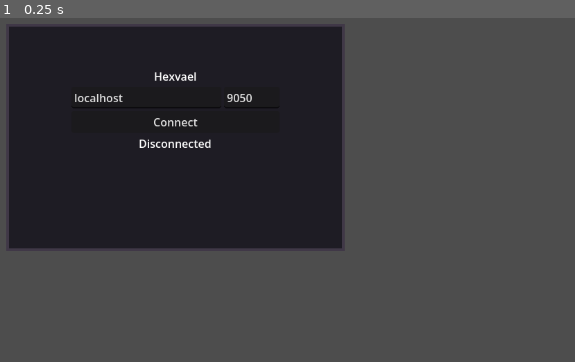
Above: before the commit, frame 1.
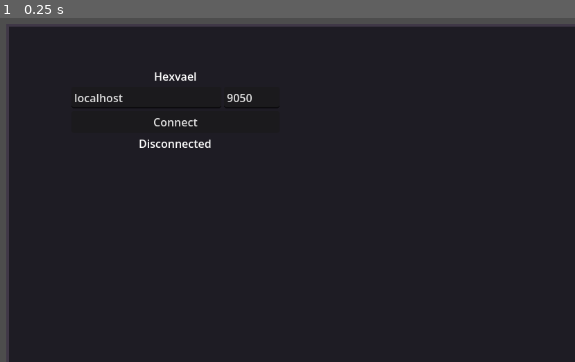
Above: after the commit, the same moment.

Repository: JacobLynch/hexvael
Game: Godot game, scene res://client.tscn
Same seed, same stepped clock (60 frames per second), same inputs: the game is played once before the commit and once after it.
Inputs:
- Up to frame 1 (0.25 s): no input

The runs differ from the first frame. In frame 1, 59% of the frame differs, in the area x 1-100%, y 2-100%.

Commit message:
Scale arena 5x to 2400x1600 + camera zoom 3x
Old arena was too small to test camera movement. New dimensions give
plenty of room to walk around, and the 3x zoom makes the 16px player
clearly visible. SPAWN_POSITION and hardcoded test positions updated
to match the new center (1200, 800) and wall locations.

Diff:
--- a/godot/shared/network/message_types.gd
+++ b/godot/shared/network/message_types.gd
@@ -42,5 +42,5 @@
 const TICK_INTERVAL_MS: float = 1000.0 / TICK_RATE
 const ACK_TIMEOUT_SECONDS: float = 3.0
 const ACK_TIMEOUT_TICKS: int = int(ACK_TIMEOUT_SECONDS * TICK_RATE)
-const SPAWN_POSITION = Vector2(240.0, 160.0)  # Center of 30x20 arena
+const SPAWN_POSITION = Vector2(1200.0, 800.0)  # Center of 2400x1600 arena
 const ZOMBIE_TIMEOUT_MS: int = 10000  # 10 seconds with no data = disconnect
--- a/godot/shared/world/arena.tscn
+++ b/godot/shared/world/arena.tscn
@@ -1,39 +1,39 @@
 [gd_scene load_steps=5 format=3]
 
 [sub_resource type="RectangleShape2D" id="top_wall"]
-size = Vector2(480, 8)
+size = Vector2(2400, 8)
 
 [sub_resource type="RectangleShape2D" id="bottom_wall"]
-size = Vector2(480, 8)
+size = Vector2(2400, 8)
 
 [sub_resource type="RectangleShape2D" id="left_wall"]
-size = Vector2(8, 320)
+size = Vector2(8, 1600)
 
 [sub_resource type="RectangleShape2D" id="right_wall"]
-size = Vector2(8, 320)
+size = Vector2(8, 1600)
 
 [node name="Arena" type="Node2D"]
 
 [node name="Floor" type="ColorRect" parent="."]
 z_index = -10
-offset_right = 480.0
-offset_bottom = 320.0
+offset_right = 2400.0
+offset_bottom = 1600.0
 color = Color(0.12, 0.11, 0.14, 1)
 
 [node name="WallTop" type="ColorRect" parent="."]
 z_index = -9
 offset_left = 0.0
 offset_top = -4.0
-offset_right = 480.0
+offset_right = 2400.0
 offset_bottom = 0.0
 color = Color(0.25, 0.22, 0.28, 1)
 
 [node name="WallBottom" type="ColorRect" parent="."]
 z_index = -9
 offset_left = 0.0
-offset_top = 320.0
-offset_right = 480.0
-offset_bottom = 324.0
+offset_top = 1600.0
+offset_right = 2400.0
+offset_bottom = 1604.0
 color = Color(0.25, 0.22, 0.28, 1)
 
 [node name="WallLeft" type="ColorRect" parent="."]
@@ -41,31 +41,31 @@
 offset_left = -4.0
 offset_top = -4.0
 offset_right = 0.0
-offset_bottom = 324.0
+offset_bottom = 1604.0
 color = Color(0.25, 0.22, 0.28, 1)
 
 [node name="WallRight" type="ColorRect" parent="."]
 z_index = -9
-offset_left = 480.0
+offset_left = 2400.0
 offset_top = -4.0
-offset_right = 484.0
-offset_bottom = 324.0
+offset_right = 2404.0
+offset_bottom = 1604.0
 color = Color(0.25, 0.22, 0.28, 1)
 
 [node name="Collision" type="StaticBody2D" parent="."]
 
 [node name="TopWall" type="CollisionShape2D" parent="Collision"]
-position = Vector2(240, -4)
+position = Vector2(1200, -4)
 shape = SubResource("top_wall")
 
 [node name="BottomWall" type="CollisionShape2D" parent="Collision"]
-position = Vector2(240, 324)
+position = Vector2(1200, 1604)
 shape = SubResource("bottom_wall")
 
 [node name="LeftWall" type="CollisionShape2D" parent="Collision"]
-position = Vector2(-4, 160)
+position = Vector2(-4, 800)
 shape = SubResource("left_wall")
 
 [node name="RightWall" type="CollisionShape2D" parent="Collision"]
-position = Vector2(484, 160)
+position = Vector2(2404, 800)
 shape = SubResource("right_wall")
--- a/godot/tests/entities/test_player_dodge_state_machine.gd
+++ b/godot/tests/entities/test_player_dodge_state_machine.gd
@@ -14,7 +14,7 @@
 func _make_player() -> PlayerEntity:
 	var p = PlayerEntityScene.instantiate()
 	add_child_autofree(p)
-	p.initialize(1, Vector2(240.0, 160.0))  # arena center, away from walls
+	p.initialize(1, Vector2(1200.0, 800.0))  # arena center, away from walls
 	p.params = _params
 	return p
 
@@ -111,13 +111,13 @@
 	var arena = preload("res://shared/world/arena.tscn").instantiate()
 	add_child_autofree(arena)
 	var p = _make_player()
-	p.position = Vector2(470.0, 160.0)  # near right wall
+	p.position = Vector2(2390.0, 800.0)  # near right wall
 	p.move_input = Vector2(1.0, 0.0)
 	p.start_dodge()
 	# Dodge a full duration of motion
 	for i in range(10):
 		p.advance(_params.dodge_duration / 10.0)
-	assert_lt(p.position.x, 480.0, "Dodge must not phase through walls")
+	assert_lt(p.position.x, 2400.0, "Dodge must not phase through walls")
 
 
 func test_dodge_impulse_overrides_walking_velocity():
--- a/godot/tests/entities/test_player_wall_collision.gd
+++ b/godot/tests/entities/test_player_wall_collision.gd
@@ -11,14 +11,14 @@
 var _player: PlayerEntity
 
 const TICK_S: float = MessageTypes.TICK_INTERVAL_MS / 1000.0
-# Arena is 480x320, walls are 8px thick centered at boundaries.
+# Arena is 2400x1600, walls are 8px thick centered at boundaries.
 # Player is 12x12 (6px half-extent). Wall inner edges:
-#   Top:    y = 0     (wall center y=-4, half-thickness=4)
-#   Bottom: y = 320   (wall center y=324, half-thickness=4)
-#   Left:   x = 0     (wall center x=-4, half-thickness=4)
-#   Right:  x = 480   (wall center x=484, half-thickness=4)
+#   Top:    y = 0      (wall center y=-4, half-thickness=4)
+#   Bottom: y = 1600   (wall center y=1604, half-thickness=4)
+#   Left:   x = 0      (wall center x=-4, half-thickness=4)
+#   Right:  x = 2400   (wall center x=2404, half-thickness=4)
 # Player stops when its edge meets the wall edge, so min/max position
-# is offset by the player's 6px half-extent: x in [6, 474], y in [6, 314].
+# is offset by the player's 6px half-extent: x in [6, 2394], y in [6, 1594].
 
 
 func before_each():
@@ -30,19 +30,19 @@
 
 func test_player_stops_at_right_wall():
 	# Place player near right edge, moving right
-	_player.initialize(1, Vector2(470.0, 160.0))
+	_player.initialize(1, Vector2(2390.0, 800.0))
 	_player.apply_input({"move_direction": Vector2(1.0, 0.0), "aim_direction": Vector2.RIGHT})
 
 	# Run enough ticks to push well past the wall if there were no collision
 	for i in range(20):
 		_player.advance(TICK_S)
 
-	assert_lt(_player.position.x, 480.0,
+	assert_lt(_player.position.x, 2400.0,
 		"Player should not pass through the right wall")
 
 
 func test_player_stops_at_left_wall():
-	_player.initialize(1, Vector2(10.0, 160.0))
+	_player.initialize(1, Vector2(50.0, 800.0))
 	_player.apply_input({"move_direction": Vector2(-1.0, 0.0), "aim_direction": Vector2.LEFT})
 
 	for i in range(20):
@@ -53,7 +53,7 @@
 
 
 func test_player_stops_at_top_wall():
-	_player.initialize(1, Vector2(240.0, 10.0))
+	_player.initialize(1, Vector2(1200.0, 50.0))
 	_player.apply_input({"move_direction": Vector2(0.0, -1.0), "aim_direction": Vector2.UP})
 
 	for i in range(20):
@@ -64,19 +64,19 @@
 
 
 func test_player_stops_at_bottom_wall():
-	_player.initialize(1, Vector2(240.0, 310.0))
+	_player.initialize(1, Vector2(1200.0, 1550.0))
 	_player.apply_input({"move_direction": Vector2(0.0, 1.0), "aim_direction": Vector2.DOWN})
 
 	for i in range(20):
 		_player.advance(TICK_S)
 
-	assert_lt(_player.position.y, 320.0,
+	assert_lt(_player.position.y, 1600.0,
 		"Player should not pass through the bottom wall")
 
 
 func test_player_held_against_wall_stays_put():
 	# Player already at the wall, holding into it — should not drift
-	_player.initialize(1, Vector2(474.0, 160.0))
+	_player.initialize(1, Vector2(2394.0, 800.0))
 	_player.apply_input({"move_direction": Vector2(1.0, 0.0), "aim_direction": Vector2.RIGHT})
 
 	_player.advance(TICK_S)
--- a/godot/tests/network/test_reconciliation.gd
+++ b/godot/tests/network/test_reconciliation.gd
@@ -24,8 +24,8 @@
 func test_replay_matches_server_for_walking():
 	# Spawn arena so collision shapes exist for both players
 	add_child_autofree(ArenaScene.instantiate())
-	var server = _make_player(Vector2(240.0, 160.0))
-	var client = _make_player(Vector2(240.0, 160.0))
+	var server = _make_player(Vector2(1200.0, 800.0))
+	var client = _make_player(Vector2(1200.0, 800.0))
 
 	var inputs: Array = []
 	for seq in range(10):
@@ -43,7 +43,7 @@
 		server.advance(TICK_S)
 
 	# Client "reconciles" by resetting to initial state then replaying identical inputs
-	client.position = Vector2(240.0, 160.0)
+	client.position = Vector2(1200.0, 800.0)
 	client.velocity = Vector2.ZERO
 	for input in inputs:
 		client.apply_input(input)
@@ -57,8 +57,8 @@
 
 func test_replay_matches_server_mid_dodge():
 	add_child_autofree(ArenaScene.instantiate())
-	var server = _make_player(Vector2(240.0, 160.0))
-	var client = _make_player(Vector2(240.0, 160.0))
+	var server = _make_player(Vector2(1200.0, 800.0))
+	var client = _make_player(Vector2(1200.0, 800.0))
 
 	# Input sequence: walk right for 3 ticks, then dodge, then continue
 	var inputs: Array = []
@@ -95,8 +95,8 @@
 	# include the "attempted dodge" — but server rejected it because of cooldown
 	# state restored from snapshot).
 	add_child_autofree(ArenaScene.instantiate())
-	var server = _make_player(Vector2(240.0, 160.0))
-	var client = _make_player(Vector2(240.0, 160.0))
+	var server = _make_player(Vector2(1200.0, 800.0))
+	var client = _make_player(Vector2(1200.0, 800.0))
 
 	# Put both in cooldown by forcing a prior dodge
 	server.move_input = Vector2(1.0, 0.0)
@@ -131,7 +131,7 @@
 	add_child_autofree(net)
 
 	# Local player: predicted 5 ticks of rightward movement
-	var local = _make_player(Vector2(240.0, 160.0))
+	var local = _make_player(Vector2(1200.0, 800.0))
 	local.player_id = 1
 	net._local_player = local
 	net._local_player_id = 1
@@ -149,7 +149,7 @@
 		local.advance(TICK_S)
 
 	# Server has only processed inputs 1 and 2 — simulate that ground truth
-	var server = _make_player(Vector2(240.0, 160.0))
+	var server = _make_player(Vector2(1200.0, 800.0))
 	server.player_id = 1
 	for seq in range(2):
 		server.apply_input({
--- a/godot/view/world/camera_rig.gd
+++ b/godot/view/world/camera_rig.gd
@@ -1,6 +1,7 @@
 class_name CameraRig
 extends Camera2D
 
+@export var zoom_factor: float = 3.0  # higher = more zoomed in (Godot 4 convention)
 @export var deadzone_size: Vector2 = Vector2(40.0, 30.0)
 @export var lookahead_max: float = 80.0
 @export var lookahead_ramp: float = 140.0
@@ -11,6 +12,10 @@
 var _target_position: Vector2 = Vector2.ZERO
 var _shake_amplitude: float = 0.0
 var _shake_offset: Vector2 = Vector2.ZERO
+
+
+func _ready() -> void:
+	zoom = Vector2(zoom_factor, zoom_factor)
 
 
 func initialize(net_client: NetClient) -> void:
